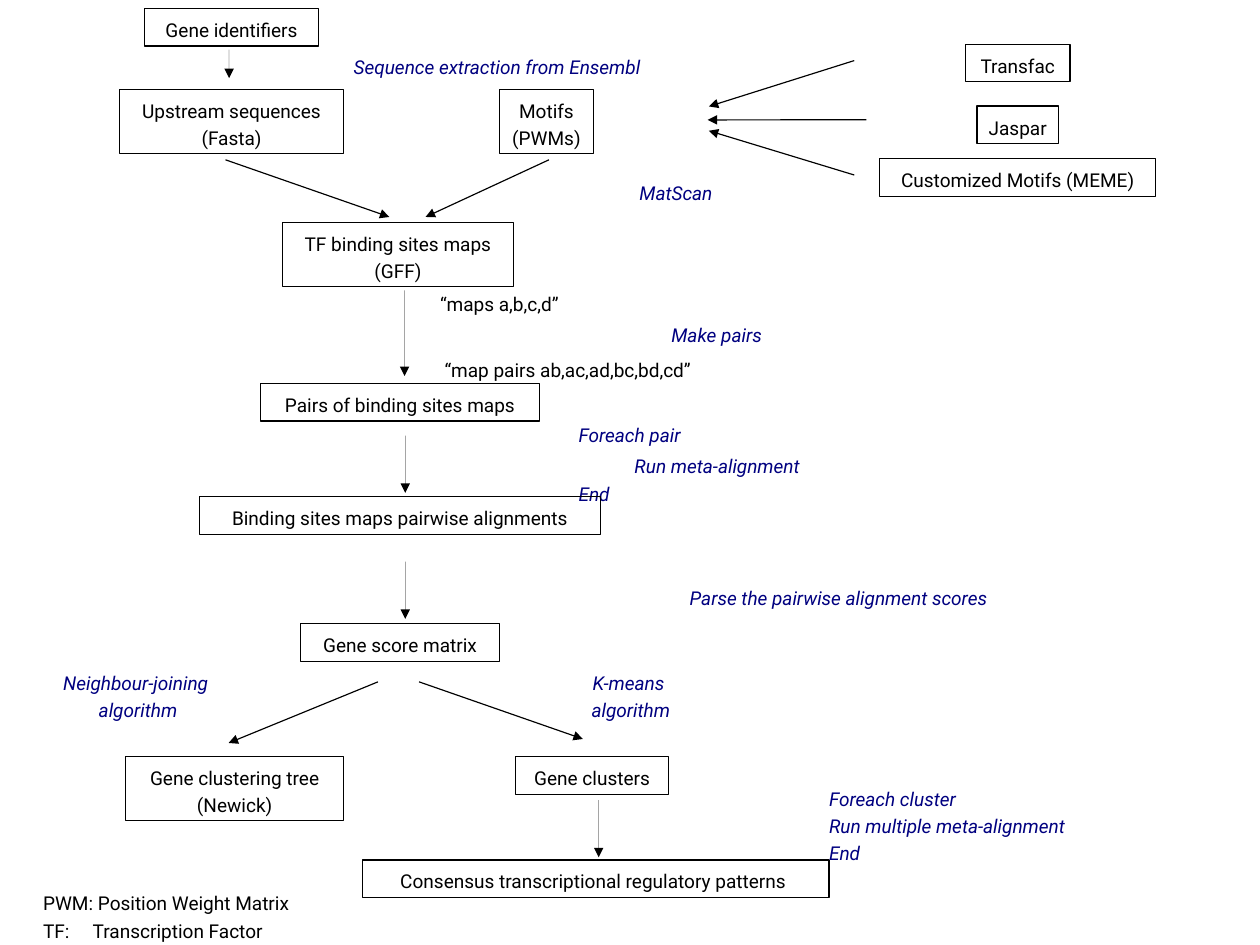
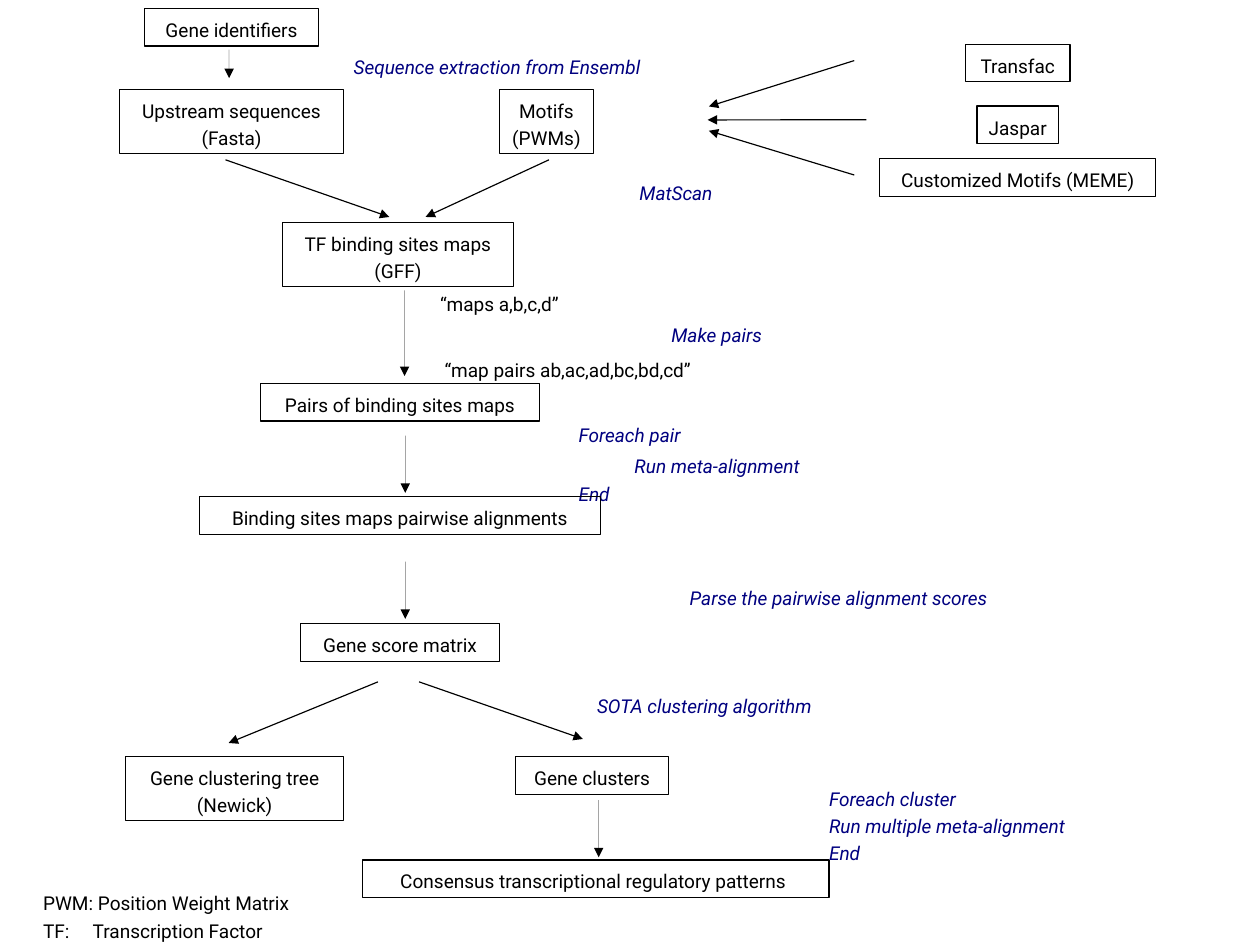
Before and after one commit to guigolab/geneid, a slide deck: slide 1 of users/arnau/ApplicationNote/GeneClustering_Protocol.odp. Drawn at 1260x945 pixels with LibreOffice and Linux fonts; fonts in the diff are those of the drawing. Boxes give left, top, right and bottom in pixels: in the first picture for what was removed or moved away, otherwise in the second. Text is boxed around its words. In the diff, an @@ line names an element or a change of style, - is before the commit and + after.

Commit message:
with sota

```diff
--- a/users/arnau/ApplicationNote/GeneClustering_Protocol.odp
+++ b/users/arnau/ApplicationNote/GeneClustering_Protocol.odp
@@ text removed at (63, 675, 208, 721) @@
-Neighbour-joining
-algorithm
@@ text removed at (592, 676, 670, 721) @@
-K-means
-algorithm
@@ text added at (597, 698, 812, 717), 12 pt, text #000080, italic @@
+SOTA clustering algorithm
```
